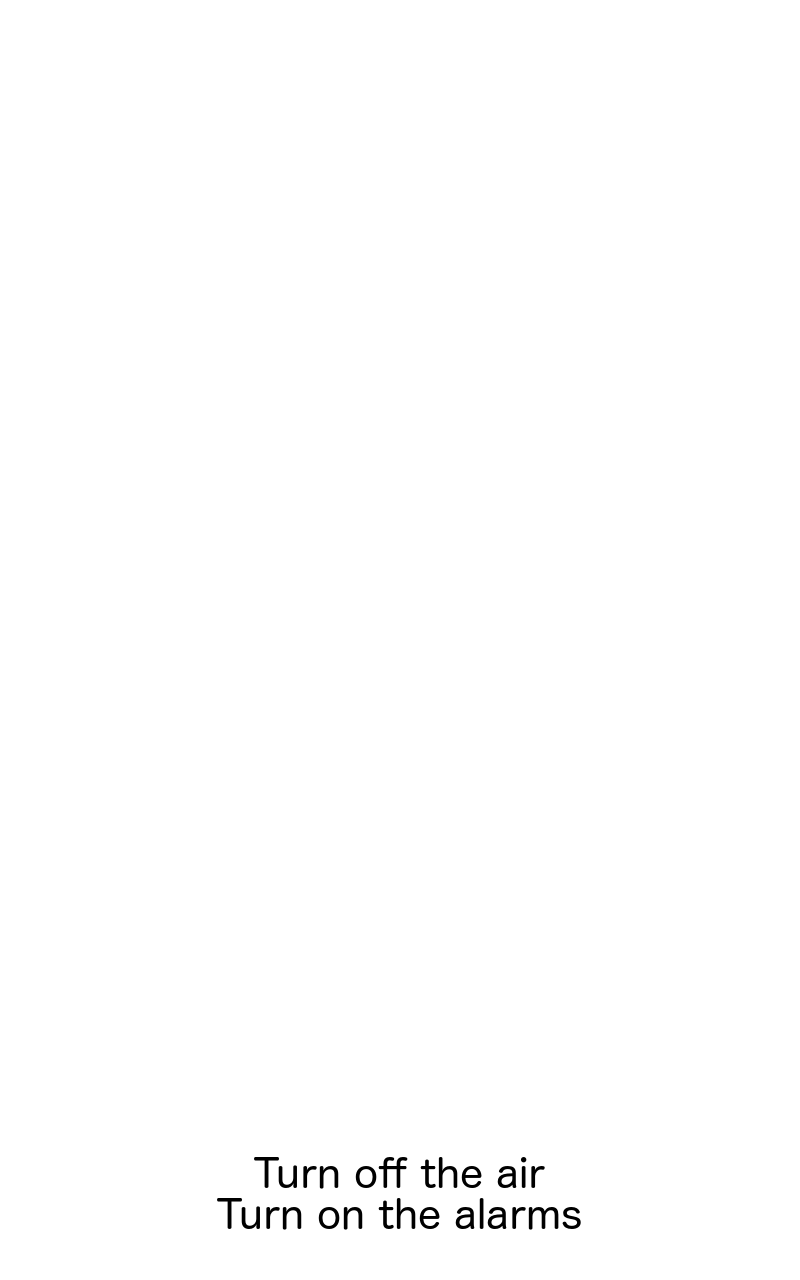
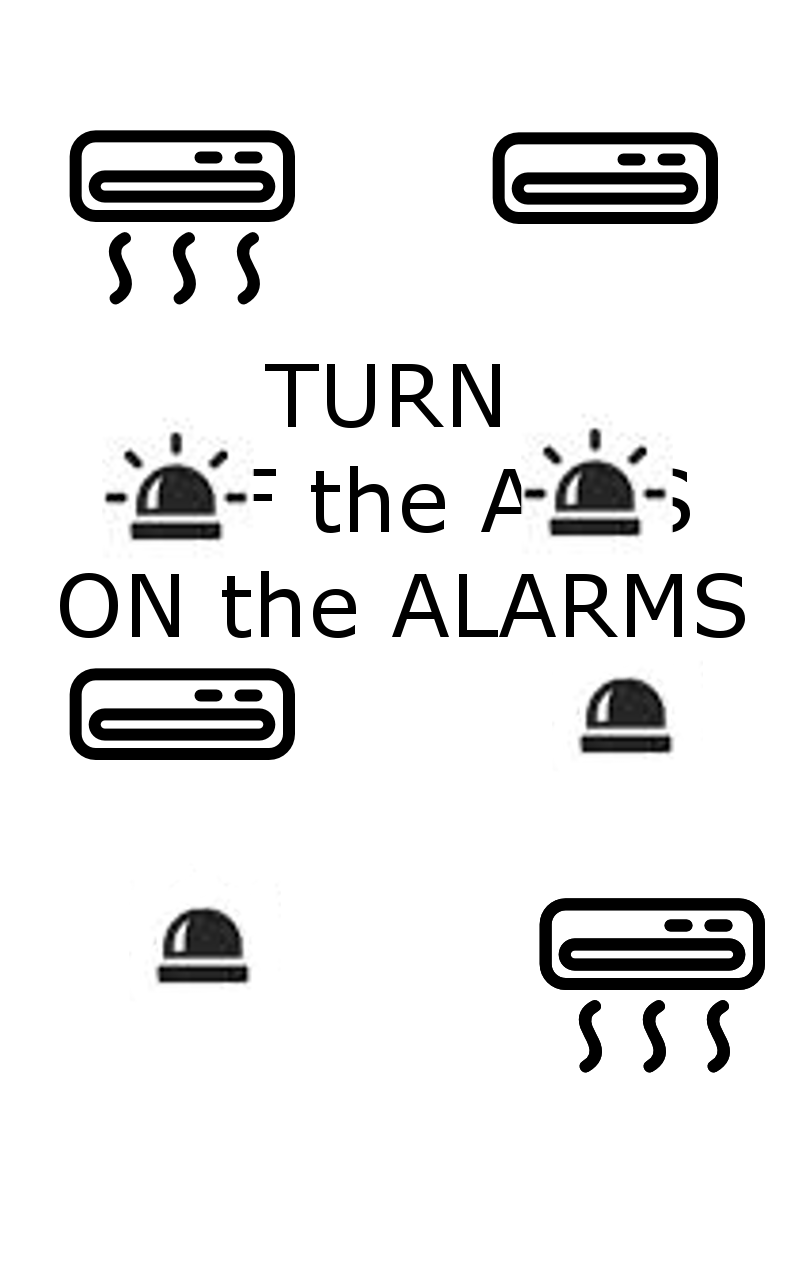
The second 800px x 1280px image is a revision of the first. Changes to its layers:
showed group "alarms" (1 layers) over [102, 410, 703, 1005]
showed group "airs" (1 layers) over [69, 130, 765, 1073]
renamed "Turn off the air ..." to "TURN ...", painted on it over [60, 364, 745, 1230]
